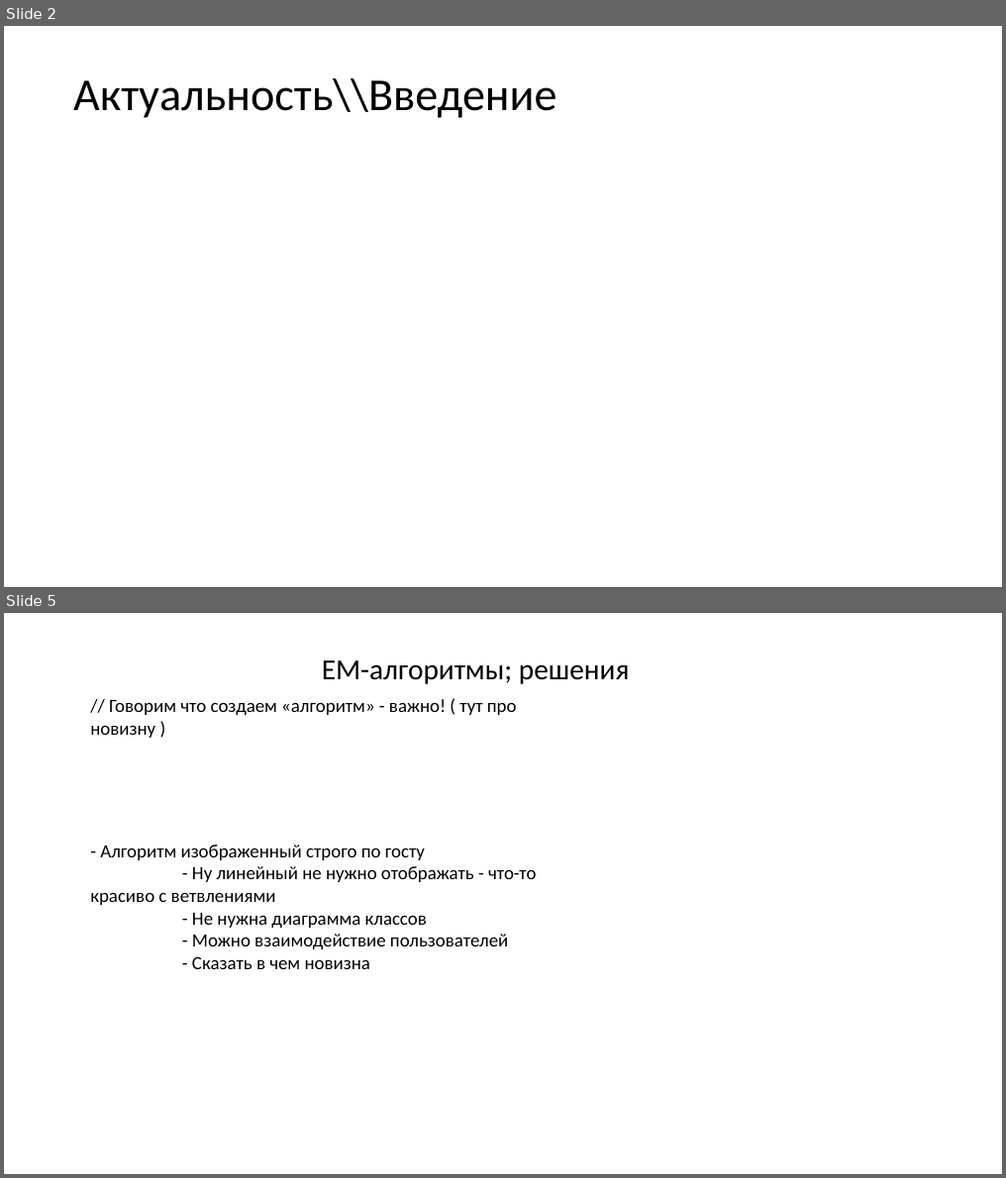
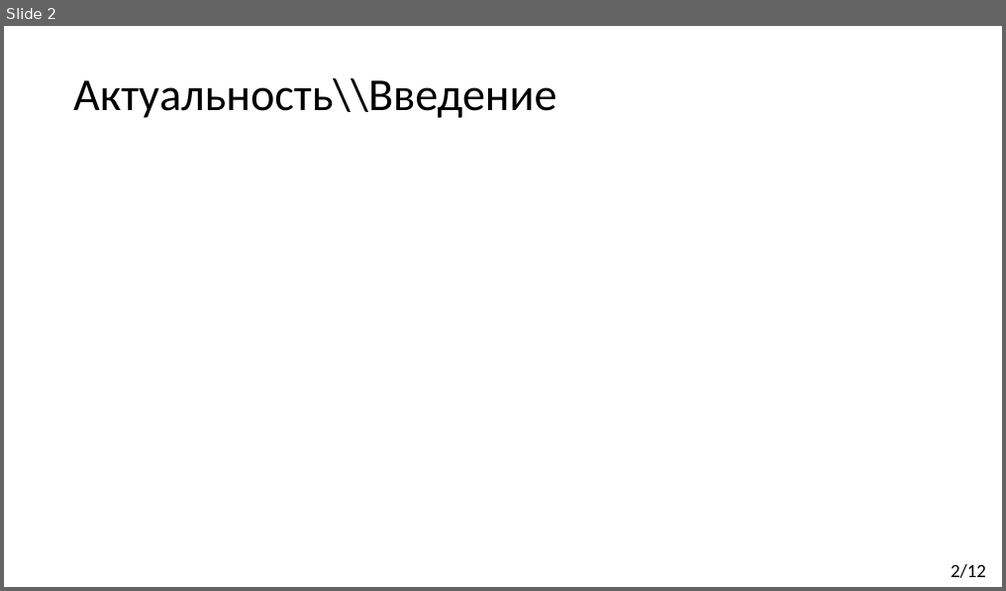
Before and after one commit to Kirmark/bachelor-qualification-work, a slide deck: presentation/presentation.pptx. Shown one above the other, each under a label of ours: slides 2 and 5 before the commit, slide 2 after it; the slides between them are not shown. The pictures are 1006x1178 and 1006x591 pixels, drawn with LibreOffice and Linux fonts; fonts in the diff are those of the drawing. Boxes give left, top, right and bottom in pixels: in the first picture for what was removed or moved away, otherwise in the second. Text is boxed around its words. In the diff, an @@ line names an element or a change of style, - is before the commit and + after.

```diff
--- a/presentation/presentation.pptx
+++ b/presentation/presentation.pptx
@@ slide 5 removed at [4, 613, 1002, 1174], background #FFFFFF @@
@@ text removed at [322, 661, 630, 684] @@
-ЕМ-алгоритмы; решения
@@ text removed at [90, 699, 517, 738] @@
-// Говорим что создаем «алгоритм» - важно! ( тут про новизну )
@@ text removed at [90, 845, 536, 969] @@
-- Алгоритм изображенный строго по госту
-- Ну линейный не нужно отображать - что-то красиво с ветвлениями
-- Не нужна диаграмма классов
-- Можно взаимодействие пользователей
-- Сказать в чем новизна
@@ slide 2 changed as well @@
@@ text added at [950, 565, 986, 578], 18 pt, text #000000 @@
+2/12
```
Also in this commit, not shown: 4 other slides changed, 7 slides added, 6 other slides removed, 13 other files.
